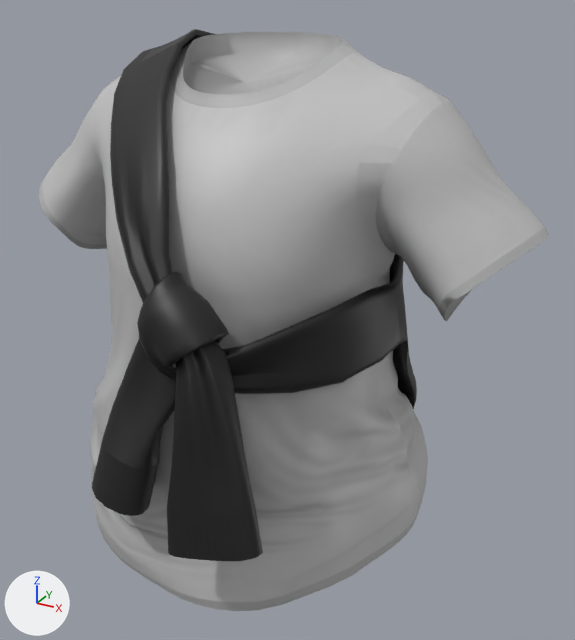
An edit to the glTF model src/main/webapp/resource/model/top11.glb, drawn before and after from the same camera.
Both versions are drawn from a camera (50 mm lens) standing at (6.07, -10.08, 15.64) and looking at (0.43, 0.18, 10.51). Every picture has the same lights, and +X, +Y and +Z are marked at lower left. Where no turn or scale is listed for an object, it has been applied to the vertices. Vertices at the same position are counted once.

The older version as bpy lines, for what is in view:
```python
me_geom_004 = bpy.data.meshes.new('geom.004')
me_geom_004.from_pydata(...)  # 7181 vertices, 12110 faces; spans x -4.02..4.26, y -3.7..3.47, z 5.77..14.85
me_geom_004.materials.append(mat_diffusemap_006)
ob_s4studio_mesh_1 = bpy.data.objects.new('s4studio_mesh_1', me_geom_004)
ob_s4studio_mesh_1.location = (0.0, 0.0, 0.0)
```
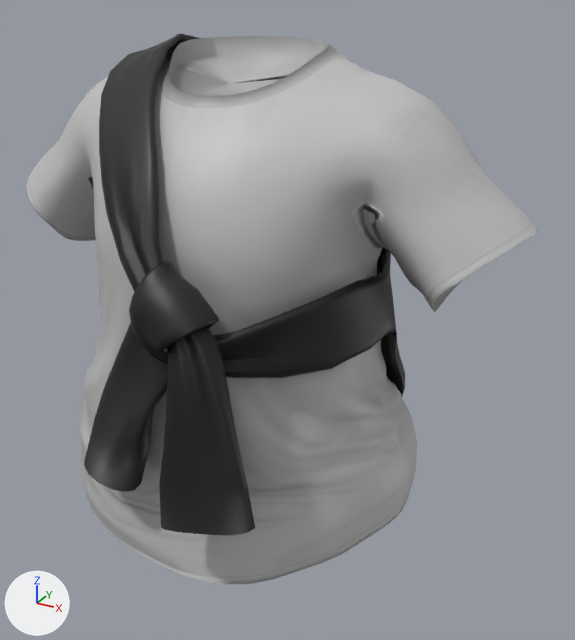
Where the change shows, as pixel boxes (x1, y1, x2, y2) in the pictures (575 x 640 px):
's4studio_mesh_1', reshaped
    before: (39, 29, 549, 611)
    after: (26, 34, 538, 584)
part 1 of me_geom_004, rebuilt (12% shorter)
    before: (90, 44, 428, 611)
    after: (84, 34, 405, 535)
part 2 of me_geom_004, rebuilt
    before: (110, 29, 255, 514)
    after: (26, 36, 538, 584)
part 3 of me_geom_004, deleted
    before: (39, 32, 549, 561)

What changed in the scene script:
```text
Change me_geom_004:
    used by ob_s4studio_mesh_1; location = (0.0, 0.0, 0.0)
    remove me_geom_004.from_pydata(...)  # 7181 vertices, 12110 faces; spans x -4.02..4.26, y -3.7..3.47, z 5.77..14.85
    add me_geom_004.from_pydata(...)  # 6098 vertices, 12110 faces; spans x -4.13..4.15, y -3.66..3.03, z 6.32..14.8
    me_geom_004 part 1: the loose piece of 1840 vertices spanning x -2.55..2.89, y -3.26..2.3, z 7.07..14.73 is rebuilt with 3767 vertices and now spans x -2.96..2.46, y -3.66..3.03, z 6.32..14.8
    me_geom_004 part 2: the loose piece of 788 vertices spanning x -2.06..1.84, y -3.59..2.01, z 9.42..14.85 is rebuilt with 2331 vertices and now spans x -4.13..4.15, y -3.25..1.94, z 7.53..14.74
    me_geom_004 part 3: 26 loose pieces with 3652 vertices, spanning x -4.02..4.26, y -3.7..3.47, z 5.77..14.79, are deleted
```
